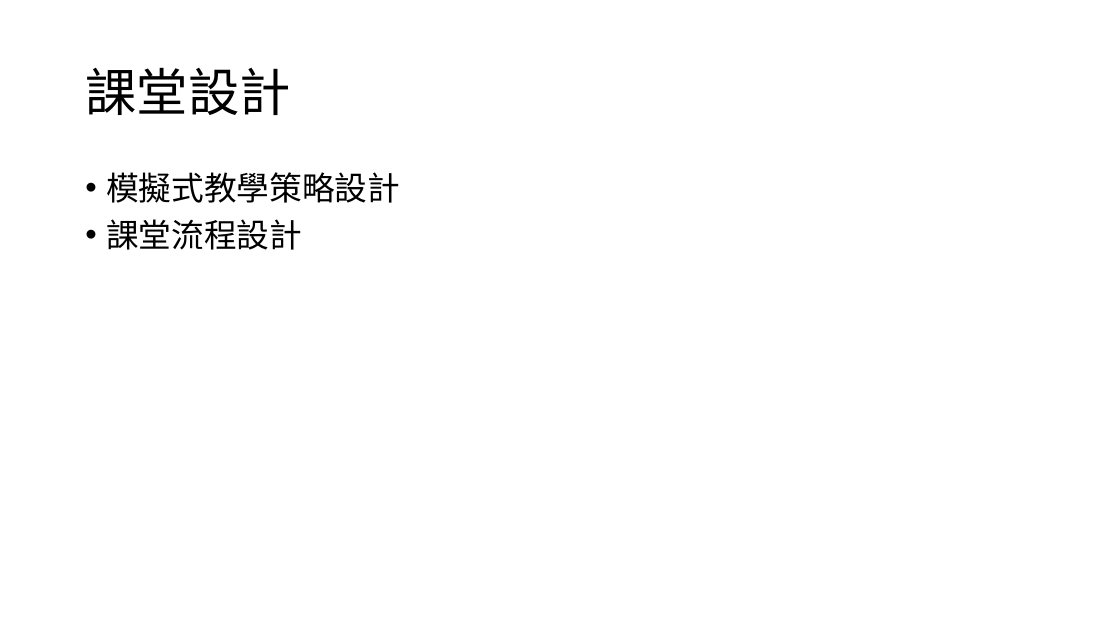
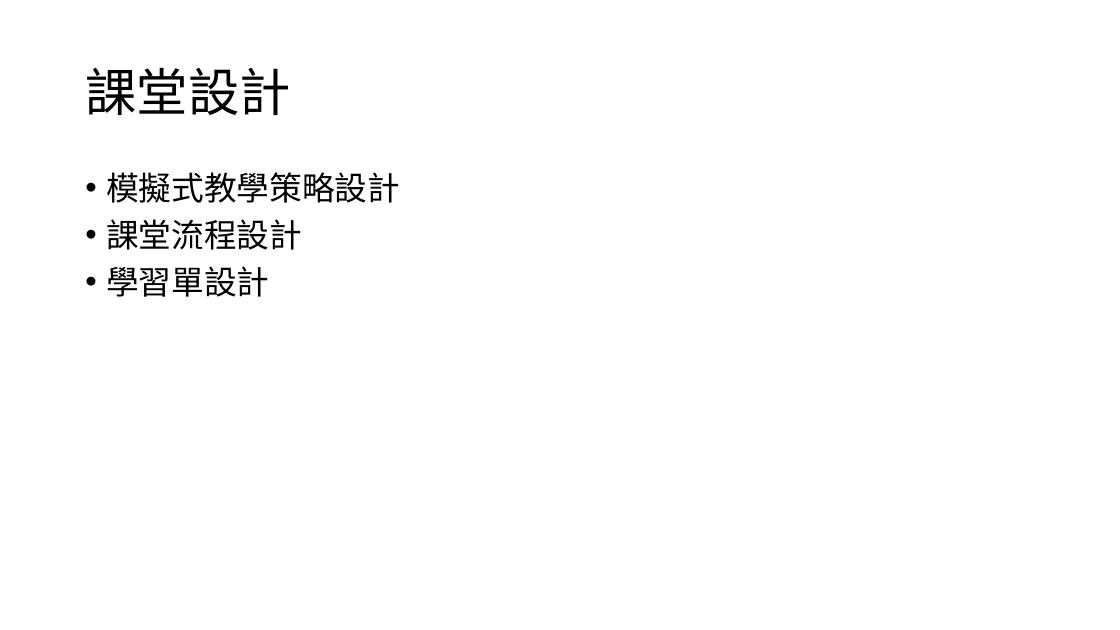
Before and after one commit to Henry-the-junior/nn_teaching, a slide deck: slide 2 of 模擬平台網頁_v2/教材簡報/課堂流程與研究目的_v2.pptx. Drawn at 1120x630 pixels with LibreOffice and Linux fonts; fonts in the diff are those of the drawing. Boxes give left, top, right and bottom in pixels: in the first picture for what was removed or moved away, otherwise in the second. Text is boxed around its words. In the diff, an @@ line names an element or a change of style, - is before the commit and + after.

```diff
--- a/模擬平台網頁_v2/教材簡報/課堂流程與研究目的_v2.pptx
+++ b/模擬平台網頁_v2/教材簡報/課堂流程與研究目的_v2.pptx
@@ text at [106,266,269,297]: paragraph added @@
+• 學習單設計
```
Also in this commit, not shown: 1 slide added, 3 other files.
